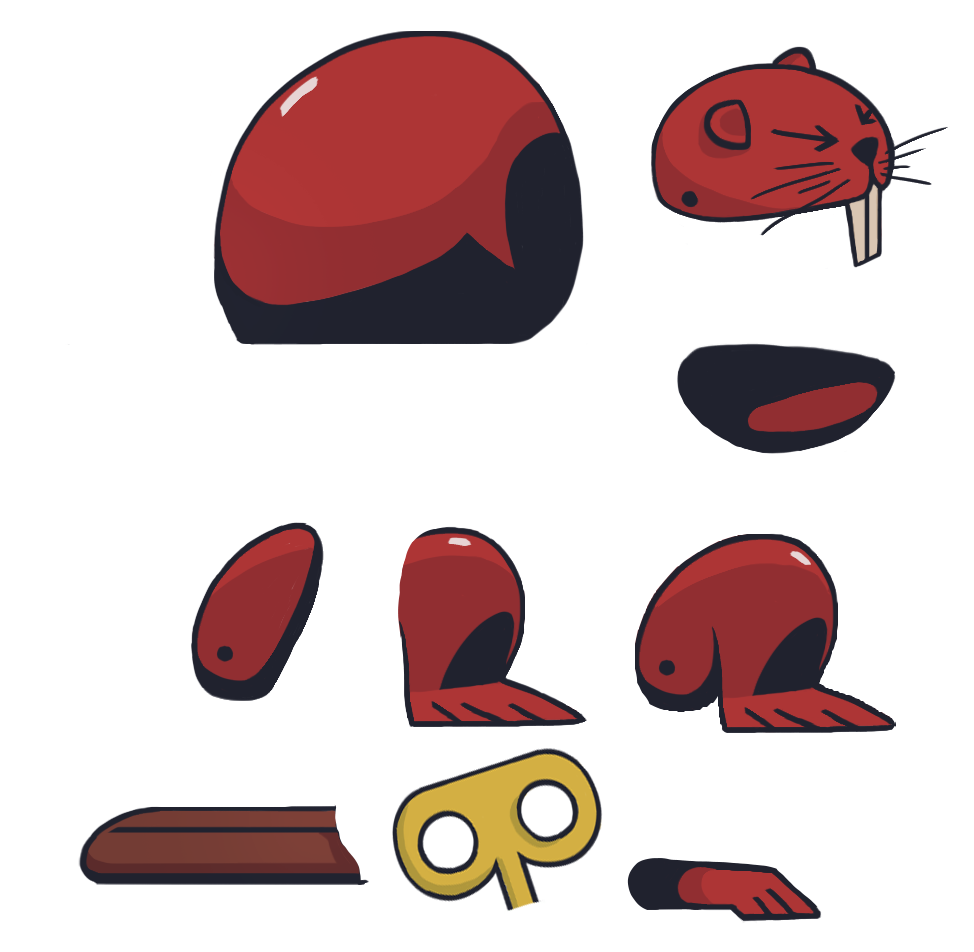
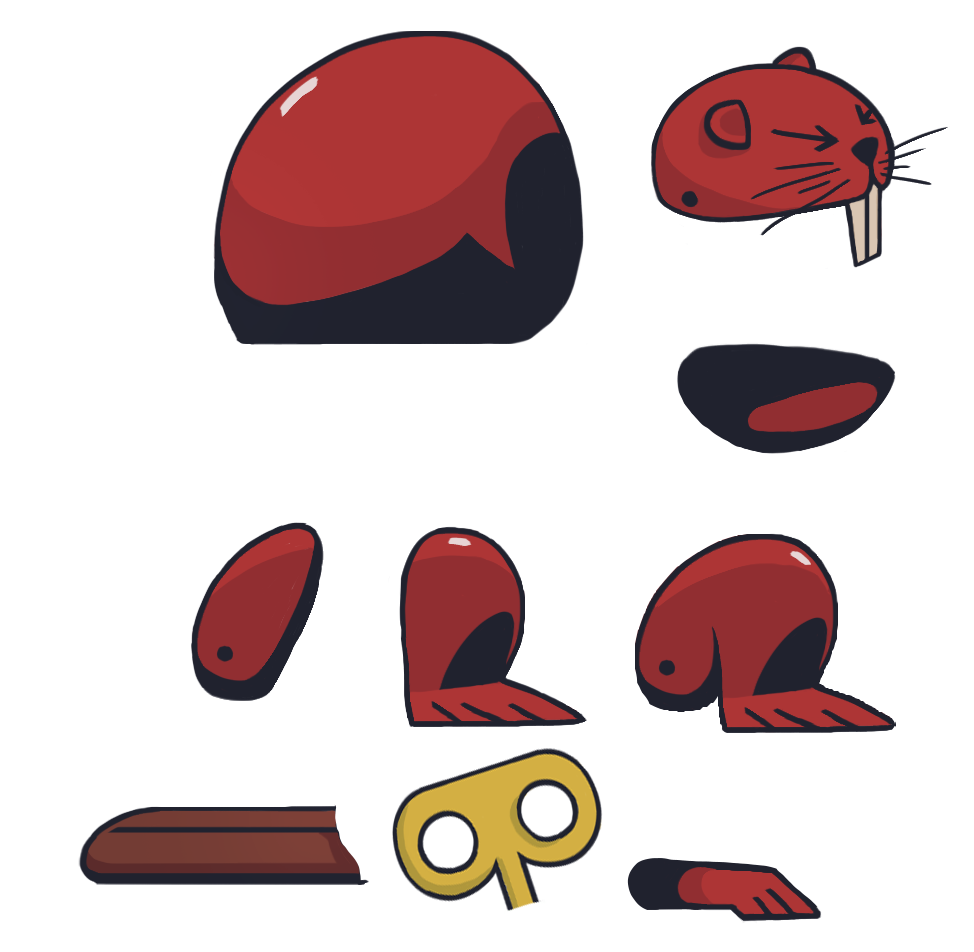
Layers edited between the first and the second 974px x 952px image:
painted on "foot" over [388, 528, 443, 648]
